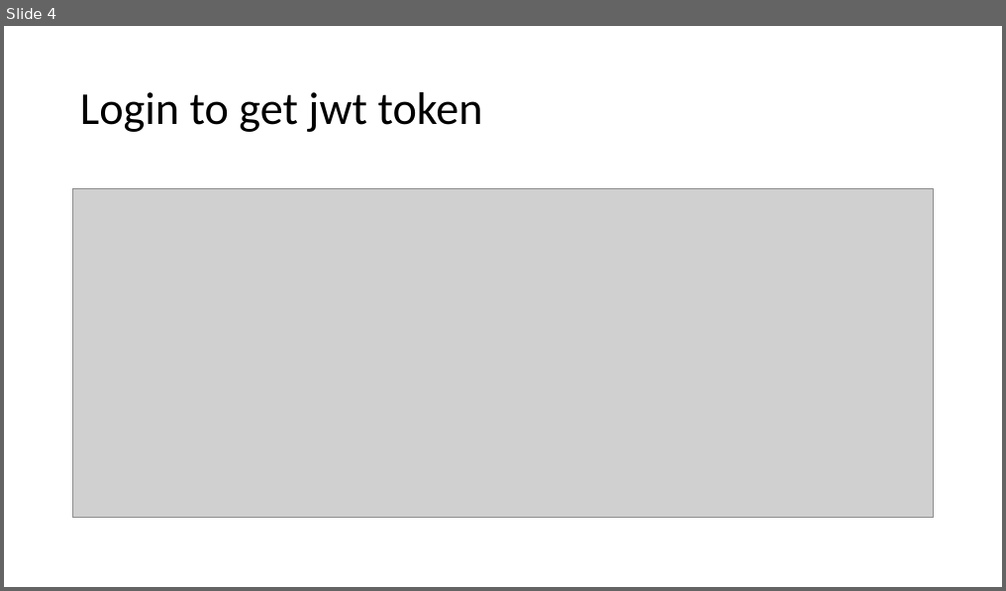
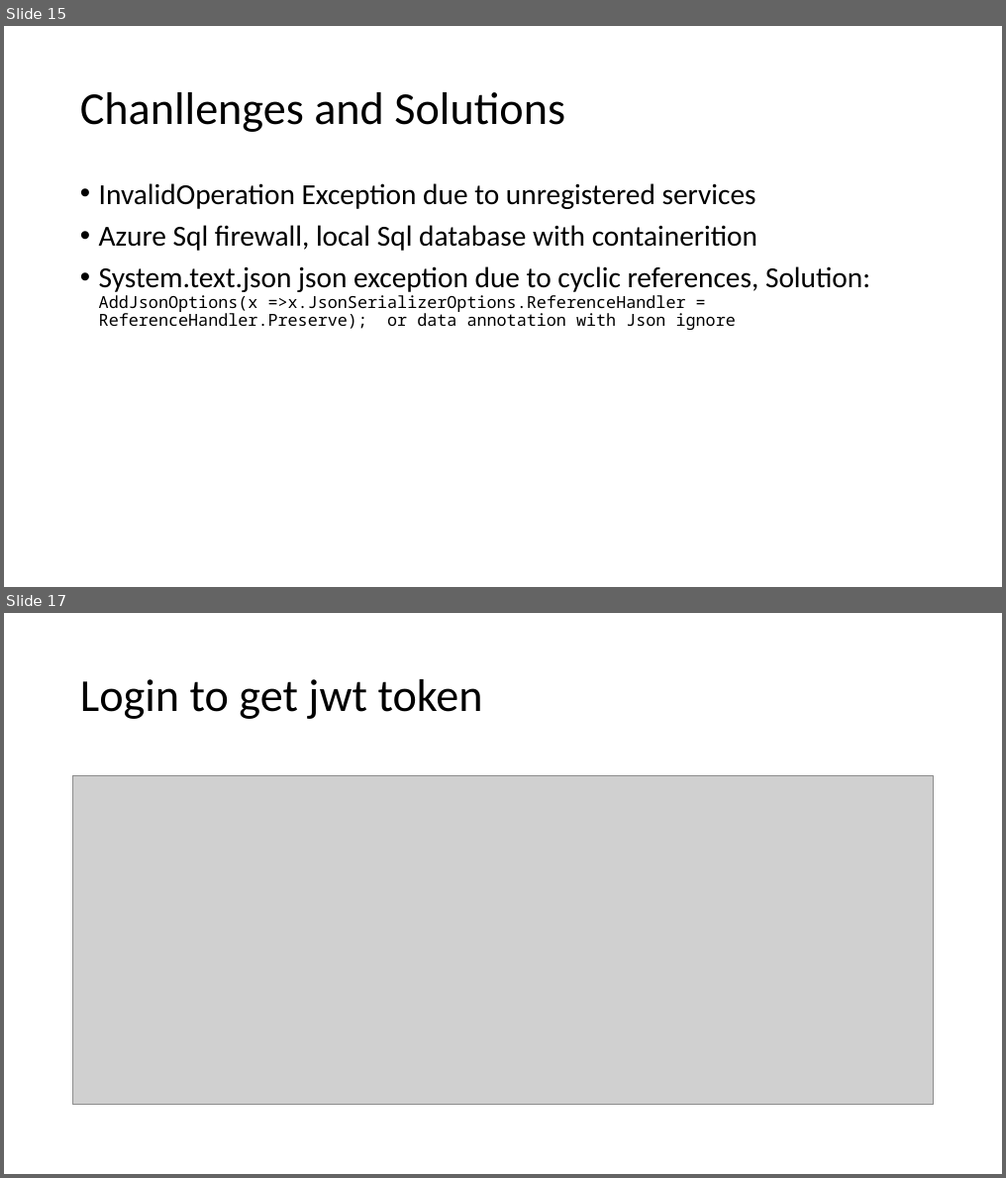
Before and after one commit to Lejuan60606/PlayGoodSolution, a slide deck: Presentation1.pptx. Shown one above the other, each under a label of ours: slide 4 before the commit, slides 15 and 17 after it; the slides between them are not shown. The pictures are 1006x591 and 1006x1178 pixels, drawn with LibreOffice and Linux fonts; fonts in the diff are those of the drawing; grey boxes stand for pictures. Boxes give left, top, right and bottom in pixels: in the first picture for what was removed or moved away, otherwise in the second. Text is boxed around its words. In the diff, an @@ line names an element or a change of style, - is before the commit and + after.

```diff
--- a/Presentation1.pptx
+++ b/Presentation1.pptx
@@ slide 15 added at (x1=4, y1=26, x2=1002, y2=587), background #FFFFFF @@
@@ title added at (x1=80, y1=92, x2=565, y2=132), 44 pt, text #000000 @@
+Chanllenges and Solutions
@@ text added at (x1=99, y1=183, x2=870, y2=330), 28 pt, text #000000 @@
+• InvalidOperation Exception due to unregistered services
+• Azure Sql firewall, local Sql database with containerition
+• System.text.json json exception due to cyclic references, Solution: AddJsonOptions(x =>x.JsonSerializerOptions.ReferenceHandler = ReferenceHandler.Preserve); or data annotation with Json ignore
@@ what was slide 4 is now slide 17 @@
```
Also in this commit, not shown: 3 slides changed, 12 other slides added.
